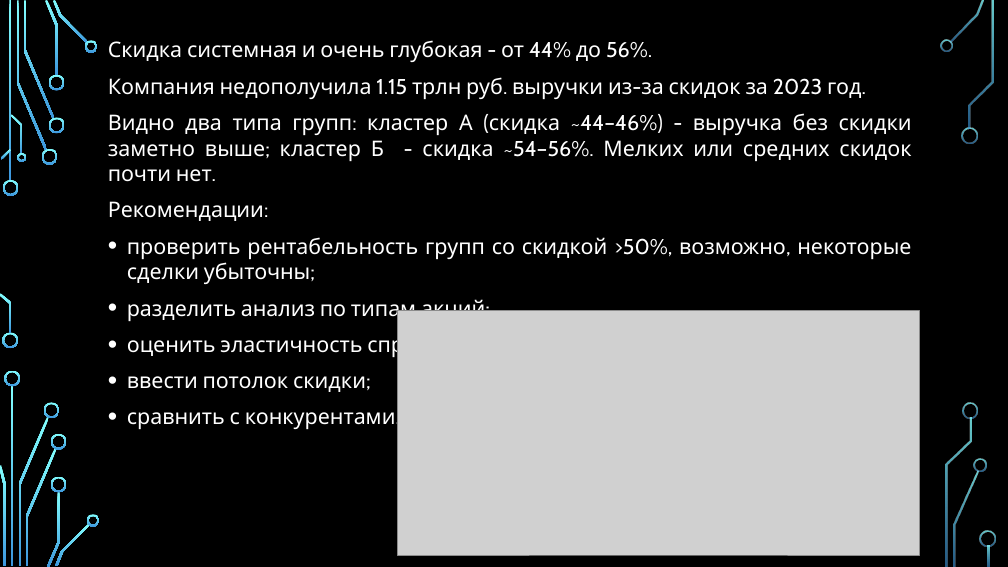
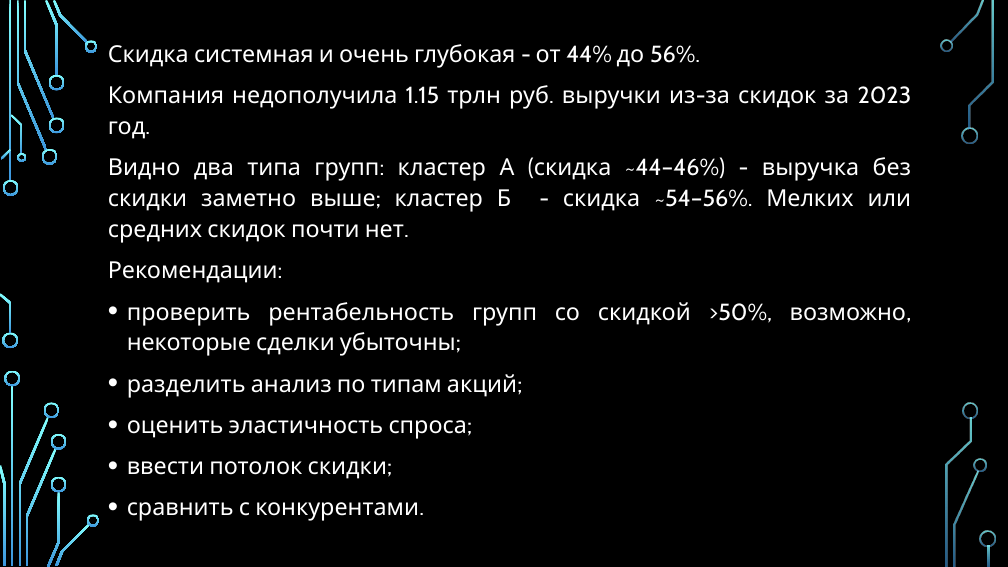
Before and after one commit to julmiha25-sys/Diplom_sales_analytics, a slide deck: slide 6 of Презентации/Ассортиментный анализ.pptx. Drawn at 1008x567 pixels with LibreOffice and Linux fonts; fonts in the diff are those of the drawing; grey boxes stand for pictures; background and template pictures are left out. Boxes give left, top, right and bottom in pixels: in the first picture for what was removed or moved away, otherwise in the second. Text is boxed around its words. In the diff, an @@ line names an element or a change of style, - is before the commit and + after.

```diff
--- a/Презентации/Ассортиментный анализ.pptx
+++ b/Презентации/Ассортиментный анализ.pptx
@@ text "Скидка системная и очень глубокая ..." at box(108, 44, 912, 516): size 20.4 to 22.2 pt; line spacing 1 to 1.1 @@
@@ picture removed at box(398, 311, 920, 556) @@
```
Also in this commit, not shown: 5 other slides changed, 2 slides added, 1 other file.
